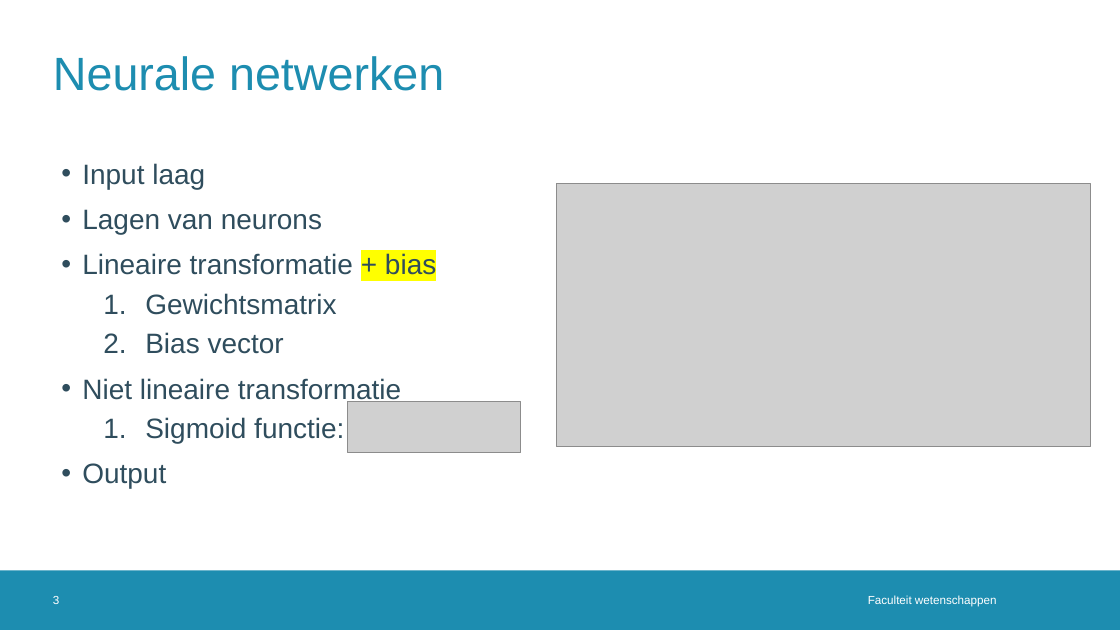
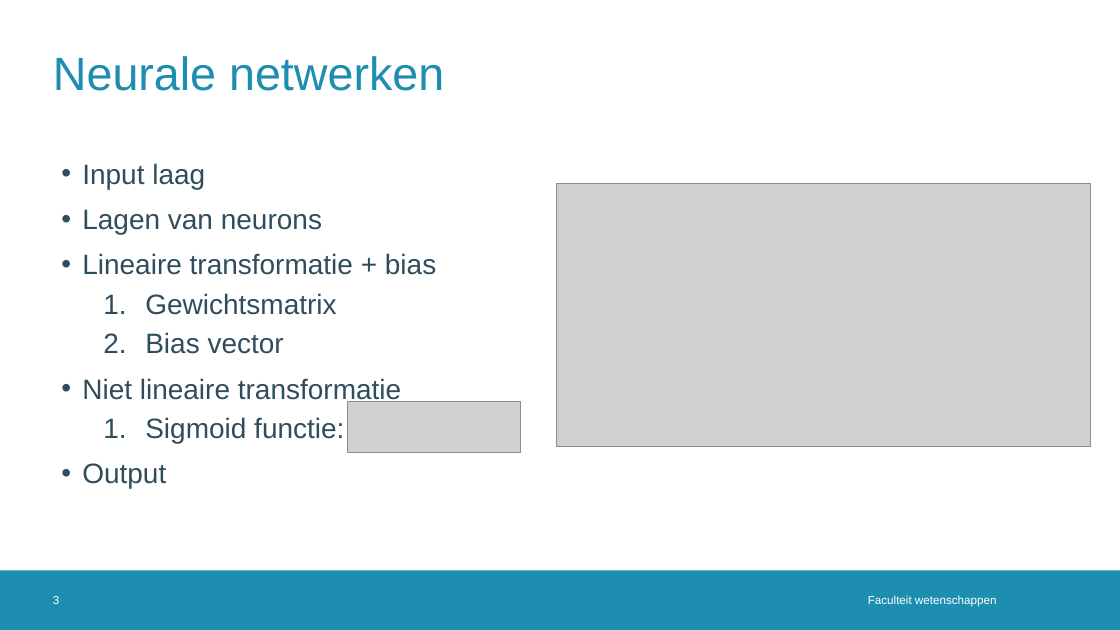
Before and after one commit to JoppeDJ/BachelorProef, a slide deck: slide 3 of Literatuurstudie/Literatuurstudie_ppt.pptx. Drawn at 1120x630 pixels with LibreOffice and Linux fonts; fonts in the diff are those of the drawing; grey boxes stand for pictures; background and template pictures are left out. Boxes give left, top, right and bottom in pixels: in the first picture for what was removed or moved away, otherwise in the second. Text is boxed around its words. In the diff, an @@ line names an element or a change of style, - is before the commit and + after.

```diff
--- a/Literatuurstudie/Literatuurstudie_ppt.pptx
+++ b/Literatuurstudie/Literatuurstudie_ppt.pptx
@@ text at (x1=82, y1=253, x2=436, y2=275): highlight #FFFF00 to none in "+ bias" @@
```
Also in this commit, not shown: 6 other slides changed, 2 slides added, 1 slide removed, 1 other file.
